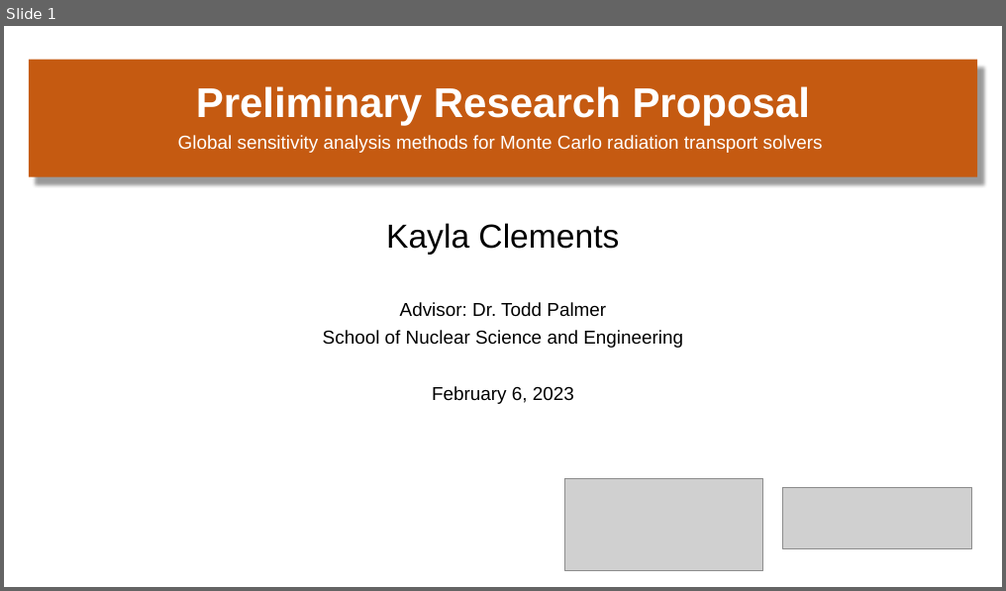
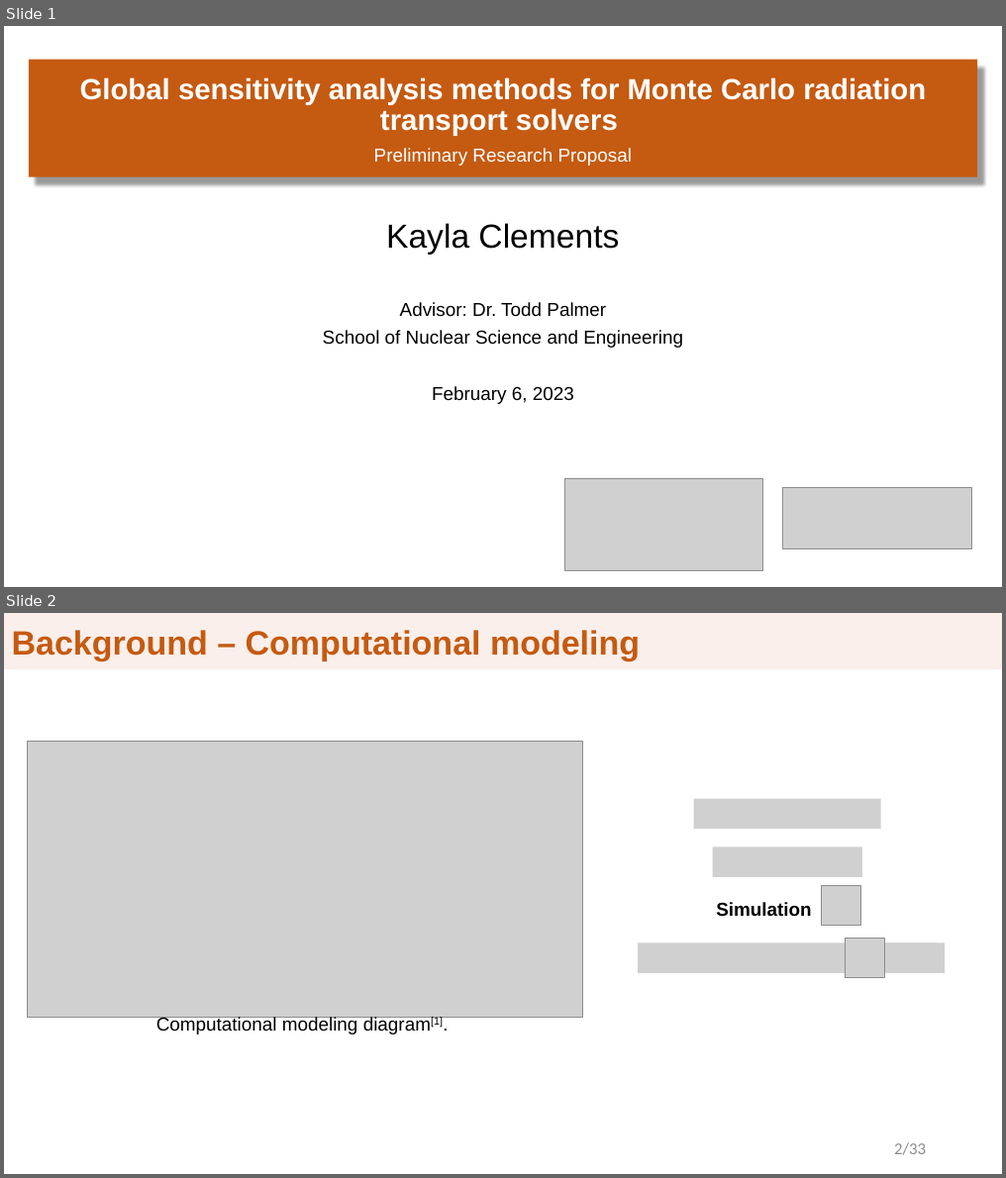
Before and after one commit to clemekay/preliminary-exam, a slide deck: Prelim_presentation.pptx. Shown one above the other, each under a label of ours: slide 1 before the commit, slides 1 and 2 after it. The pictures are 1006x591 and 1006x1178 pixels, drawn with LibreOffice and Linux fonts; fonts in the diff are those of the drawing; grey boxes stand for pictures; background and template pictures are left out. Boxes give left, top, right and bottom in pixels: in the first picture for what was removed or moved away, otherwise in the second. Text is boxed around its words. In the diff, an @@ line names an element or a change of style, - is before the commit and + after.

```diff
--- a/Prelim_presentation.pptx
+++ b/Prelim_presentation.pptx
@@ slide 2 added at (4,613,1002,1174), background #FFFFFF @@
@@ title added at (4,613,1002,668), fill #FAEFEA, outline #FAEFEA 0.75 pt, 32.4 pt, text #C55A11, bold @@
+Background – Computational modeling
@@ rectangle added at (822,613,1002,668), fill #FAEFEA, outline #FAEFEA 1 pt @@
@@ picture added at (27,741,583,1018) @@
@@ picture added at (694,799,881,829) @@
@@ picture added at (713,848,862,877) @@
@@ text added at (716,902,811,917), 18 pt, text #000000, bold @@
+Simulation
@@ picture added at (822,886,861,926) @@
@@ picture added at (846,939,885,978) @@
@@ picture added at (638,943,938,973) @@
@@ picture added at (884,943,945,973) @@
@@ text added at (156,1016,443,1035), 18 pt, text #000000 @@
+Computational modeling diagram[1].
@@ page number added at (894,1143,926,1156), 16 pt, text #8C8C8C @@
+2/33
@@ slide 1 changed as well @@
@@ title at (80,77,926,136): text changed; size 40 to 28 pt @@
-Preliminary Research Proposal
+Global sensitivity analysis methods for Monte Carlo radiation transport solvers
@@ subtitle at (374,148,633,166): text changed @@
-Global sensitivity analysis methods for Monte Carlo radiation transport solvers
+Preliminary Research Proposal
```
Also in this commit, not shown: 7 other slides changed, 41 other slides added, 6 slides removed, 1 other file.
